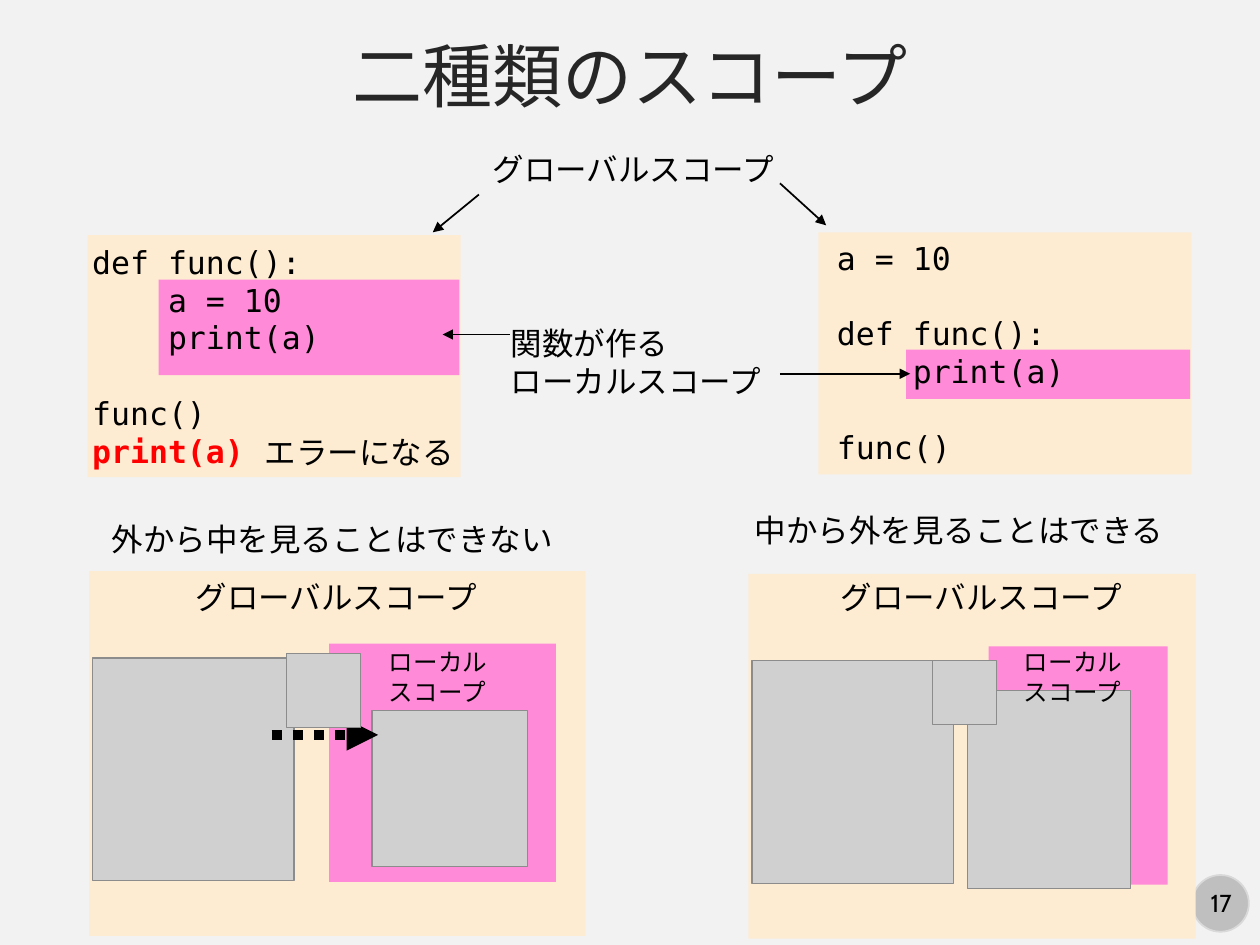
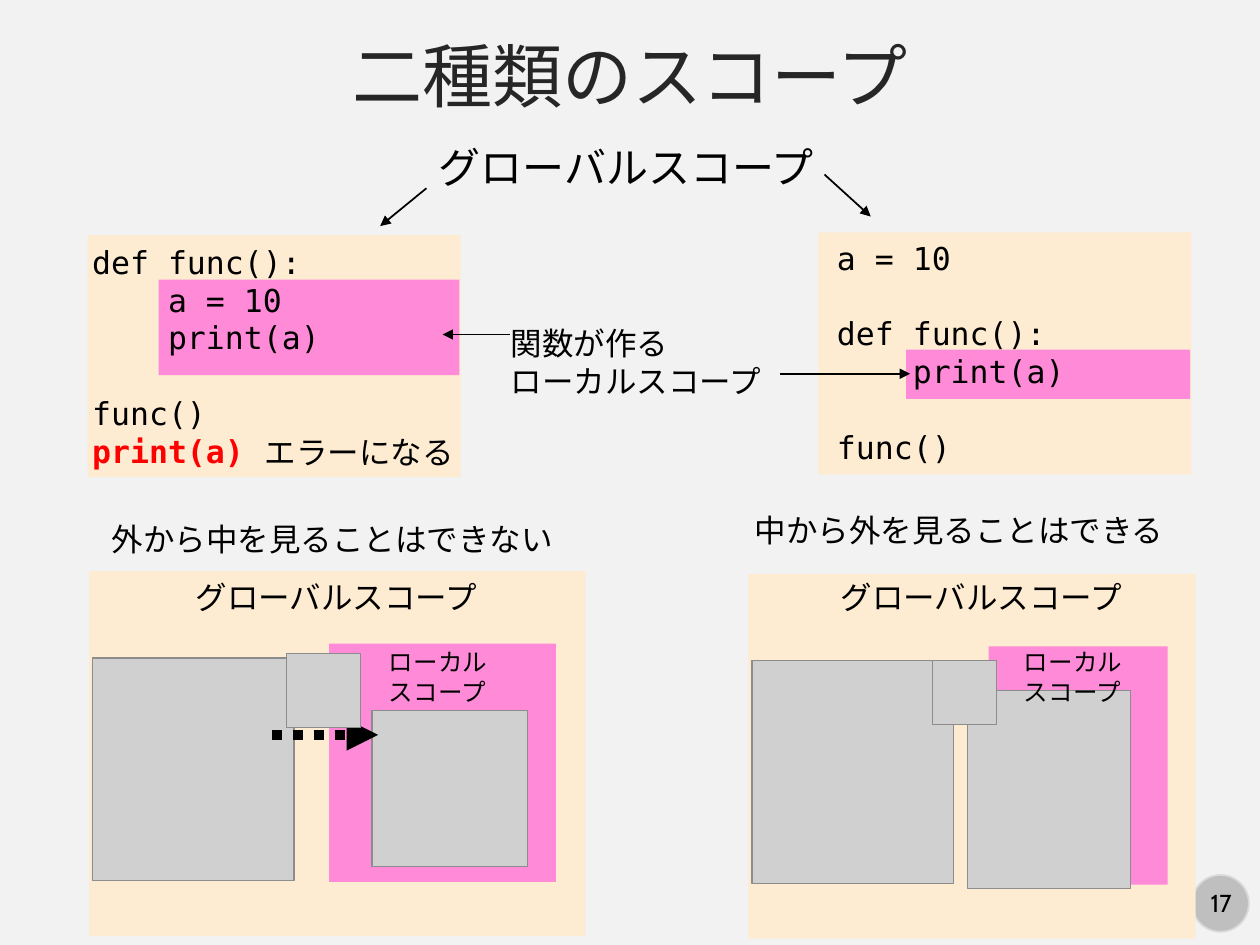
Before and after one commit to kaityo256/python_zero, a slide deck: slide 17 of scope/fig/slide.pptx. Drawn at 1260x945 pixels with LibreOffice and Linux fonts; fonts in the diff are those of the drawing; grey boxes stand for pictures. Boxes give left, top, right and bottom in pixels: in the first picture for what was removed or moved away, otherwise in the second. Text is boxed around its words. In the diff, an @@ line names an element or a change of style, - is before the commit and + after.

```diff
--- a/scope/fig/slide.pptx
+++ b/scope/fig/slide.pptx
@@ text "グローバルスコープ": place and size @@
-text "グローバルスコープ" at [493, 154, 774, 183]
+text "グローバルスコープ" at [439, 148, 814, 186]
@@ text "グローバルスコープ" at [439, 148, 814, 186]: size 18 to 24 pt @@
@@ arrow moved from (780, 184) - (827, 226) to (824, 175) - (871, 217) @@
@@ arrow moved from (479, 194) - (432, 232) to (426, 188) - (381, 226) @@
```
Also in this commit, not shown: 6 other slides changed, 1 slide added, 1 other file.
